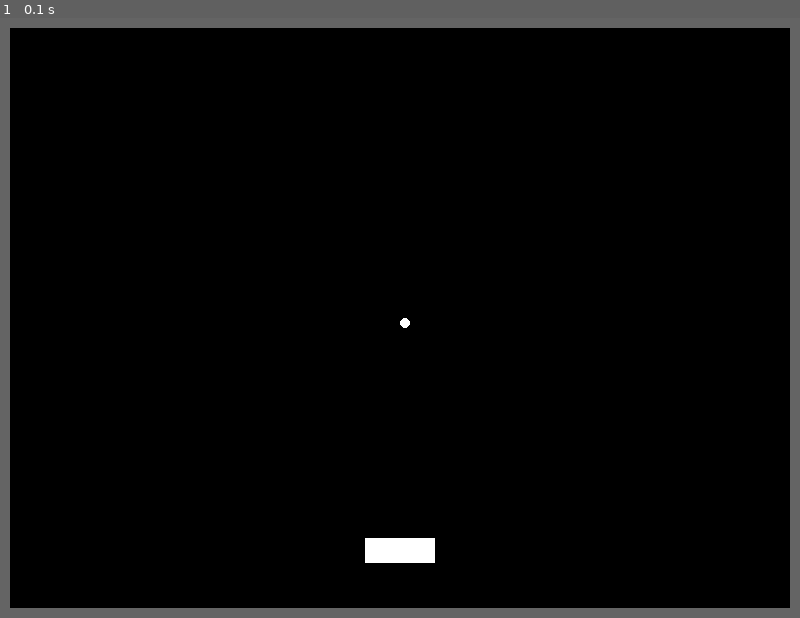
Above: before the commit, frame 1.
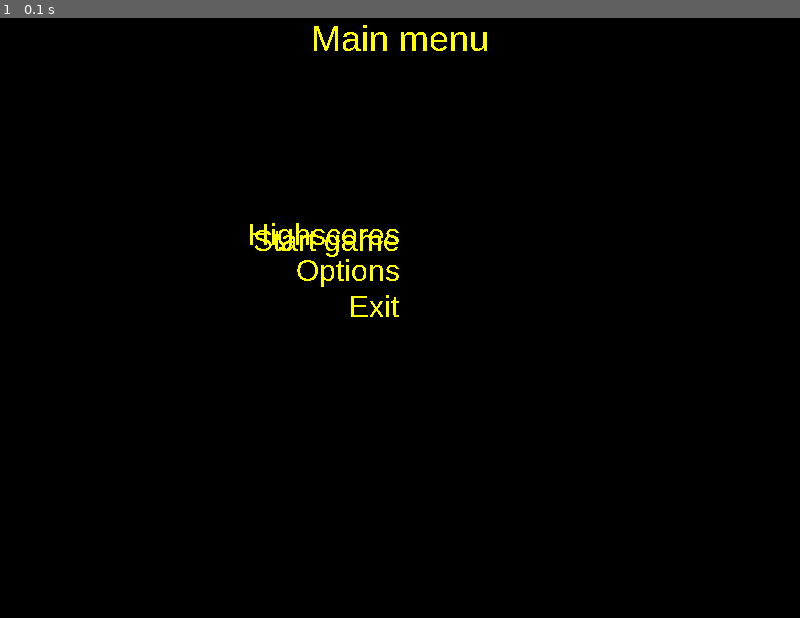
Above: after the commit, the same moment.

Repository: Gibson223/mod-5
Game: pygame game, started from py/main.py
Two runs of this game, one before a commit and one after it. Both use one fixed random seed, a clock stepped at 60 frames per second and the inputs below.
Inputs:
- Up to frame 1 (0.1 s): no input

The runs differ from the first frame. In frame 1, 7.0% of the frame differs, in the area x 0-100%, y 0-100%.

Commit message:
added .idea to gitignore added constants of screen started on the main menu

Diff:
--- a/py/constants.py
+++ b/py/constants.py
@@ -11,6 +11,8 @@
 # Window resolution
 WINDOW_WIDTH = 800
 WINDOW_HEIGHT = 600
+WINDOW_HW = WINDOW_WIDTH//2
+WINDOW_HH = WINDOW_HEIGHT//2
 
 # Frames per second
 FPS = 60
--- a/py/main.py
+++ b/py/main.py
@@ -18,9 +18,8 @@
     """
     # Initialize pygame
     pygame.init()
-
-
-    #set up screen
+    pygame.font.init()
+    # set up screen
     global Screen
     Screen = pygame.display.set_mode((constants.WINDOW_WIDTH, constants.WINDOW_HEIGHT))
     #set title of screen
@@ -41,9 +40,11 @@
 
     #call Game.__init__() and set gamestate
     global GameState
-    GameState = GameStates.PLAYING
+    GameState = GameStates.MAINMENU
     global GameObj
     GameObj = Game()
+    global MainMenuObj
+    MainMenuObj = MainMenu()
 
 
 def main():
@@ -69,8 +70,9 @@
             GameObj.handleKeys(keysPressed)
             GameObj.updateGame()
 
-        # elif GameState == GameStates.MAINMENU:
-            # Do MainMenuObj.handleKeys and updateGame
+        elif GameState == GameStates.MAINMENU:
+            MainMenuObj.handleKeys(keysPressed)
+            MainMenuObj.updateMenu()
 
         # Update entire graphical display, can be optimized
         # (by using display.update() and passing it the screen area that needs to be updated)
@@ -91,7 +93,7 @@
         it should always keep track of the screen that the player is on.
     Using this class to assign the GameState variable ensures that it is always one of the defined options.
     """
-    # MAINMENU = 0 # unused as of now
+    MAINMENU = 0 # unused as of now
     PLAYING  = 1
     # GAMEOVER = 2 # unused as of now
 
@@ -180,11 +182,65 @@
     contains menu rendering and keyhandling specific to menu
     i mean not yet but it should
     """
+    pygame.font.init()
+    mainFont = None
+    subFont = None
+
+    mainmenu = None
+    startgamemenu = None
+    highscoremenu = None
+    optionsmenu = None
+    exitmenu = None
+    # widths
+    mainmenu_Width = None
+    startgamemenu_Width = None
+    highscoremenu_Width = None
+    optionsmenu_Width = None
+    exitmenu_Width = None
+    # heights
+    mainmenu_Height = None
+    startgamemenu_Height = None
+    highscoremenu_Height = None
+    optionsmenu_Height = None
+    exitmenu_Height = None
+    # menuItems = [mainmenu, optionsmenu, highscoremenu, startgamemenu]
+    menuItems = None
     def __init__(self):
-        pass # do nothing as of now
-
-    def handleKeys():
-        pass
+        pygame.display.set_caption(constants.GAME_NAME + ' - Main menu' )
+        self.mainFont = pygame.font.SysFont('arial', 36)
+        self.subFont = pygame.font.SysFont('arial', 30)
+
+        self.mainmenu = self.mainFont.render('Main menu', False, constants.colors['YELLOW'])
+        self.startgamemenu = self.subFont.render('Start game', False, constants.colors['YELLOW'])
+        self.highscoremenu = self.subFont.render('Highscores', False, constants.colors['YELLOW'])
+        self.optionsmenu = self.subFont.render('Options', False, constants.colors['YELLOW'])
+        self.exitmenu = self.subFont.render('Exit', False, constants.colors['YELLOW'])
+        self.menuItems = [self.mainmenu, self.optionsmenu, self.highscoremenu,self.exitmenu, self.startgamemenu]
+
+        # width menuItems
+        self.mainmenu_Width = constants.WINDOW_HW - self.mainmenu.get_width()//2
+        self.startgamemenu_Width = constants.WINDOW_HW - self.startgamemenu.get_width()
+        self.highscoremenu_Width = constants.WINDOW_HW - self.highscoremenu.get_width()
+        self.optionsmenu_Width = constants.WINDOW_HW - self.optionsmenu.get_width()
+        self.exitmenu_Width = constants.WINDOW_HW - self.exitmenu.get_width()
+        # height menuItems
+
+
+
+
+        for x in self.menuItems:
+            print(x.get_size())# width, height
+
+    def handleKeys(self, keysPressed):
+        if keyBindings.checkPress('exit', keysPressed):
+            pygame.quit()
+
+    def updateMenu(self):
+        Screen.blit(self.mainmenu, (self.mainmenu_Width , 0))
+        Screen.blit(self.startgamemenu, (self.startgamemenu_Width, constants.WINDOW_HH - constants.WINDOW_HEIGHT//5 - self.startgamemenu.get_height()//2 + 42))
+        Screen.blit(self.highscoremenu, (self.highscoremenu_Width,constants.WINDOW_HH - constants.WINDOW_HEIGHT//5 - self.highscoremenu.get_height()//2 + 36))
+        Screen.blit(self.optionsmenu, (self.optionsmenu_Width,constants.WINDOW_HH - constants.WINDOW_HEIGHT//5 - self.optionsmenu.get_height()//2 + 36*2))
+        Screen.blit(self.exitmenu, (self.exitmenu_Width,constants.WINDOW_HH - constants.WINDOW_HEIGHT//5 - self.exitmenu.get_height()//2 + 36*3))
 
 
 
Not shown, changed: .gitignore
